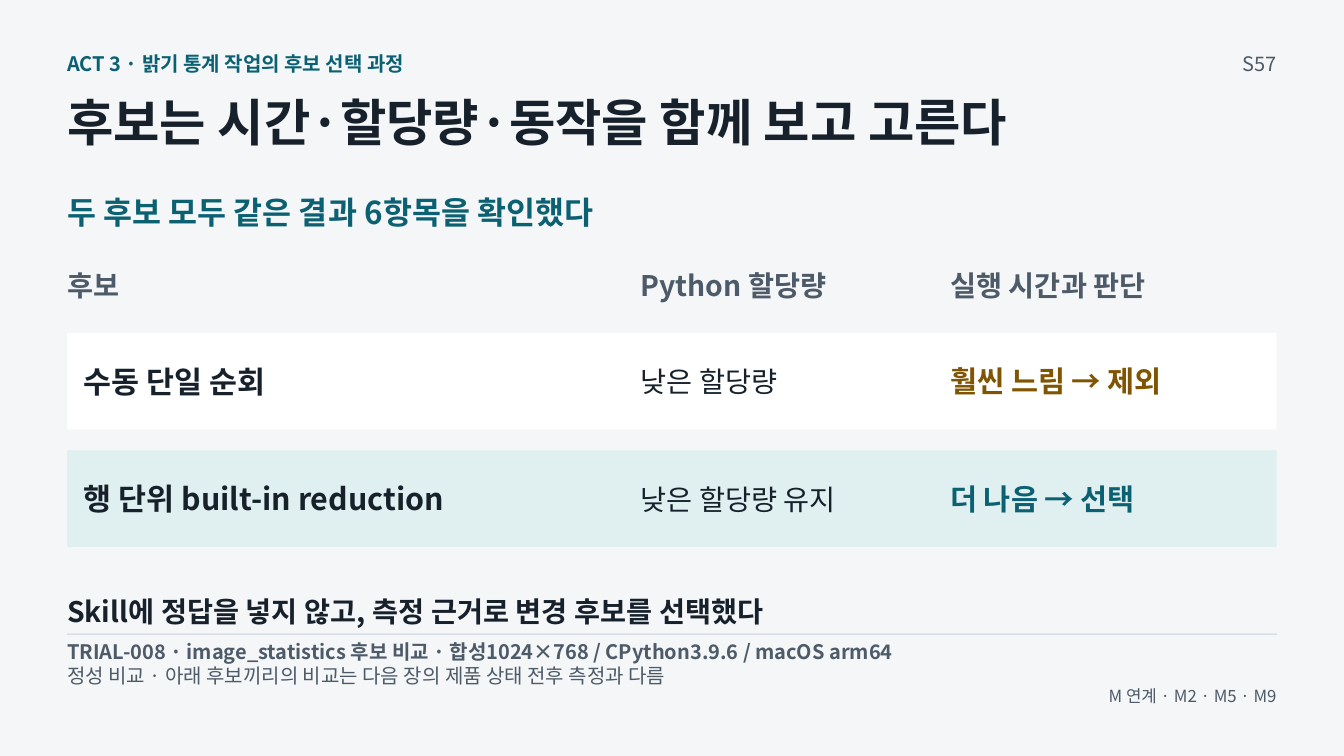
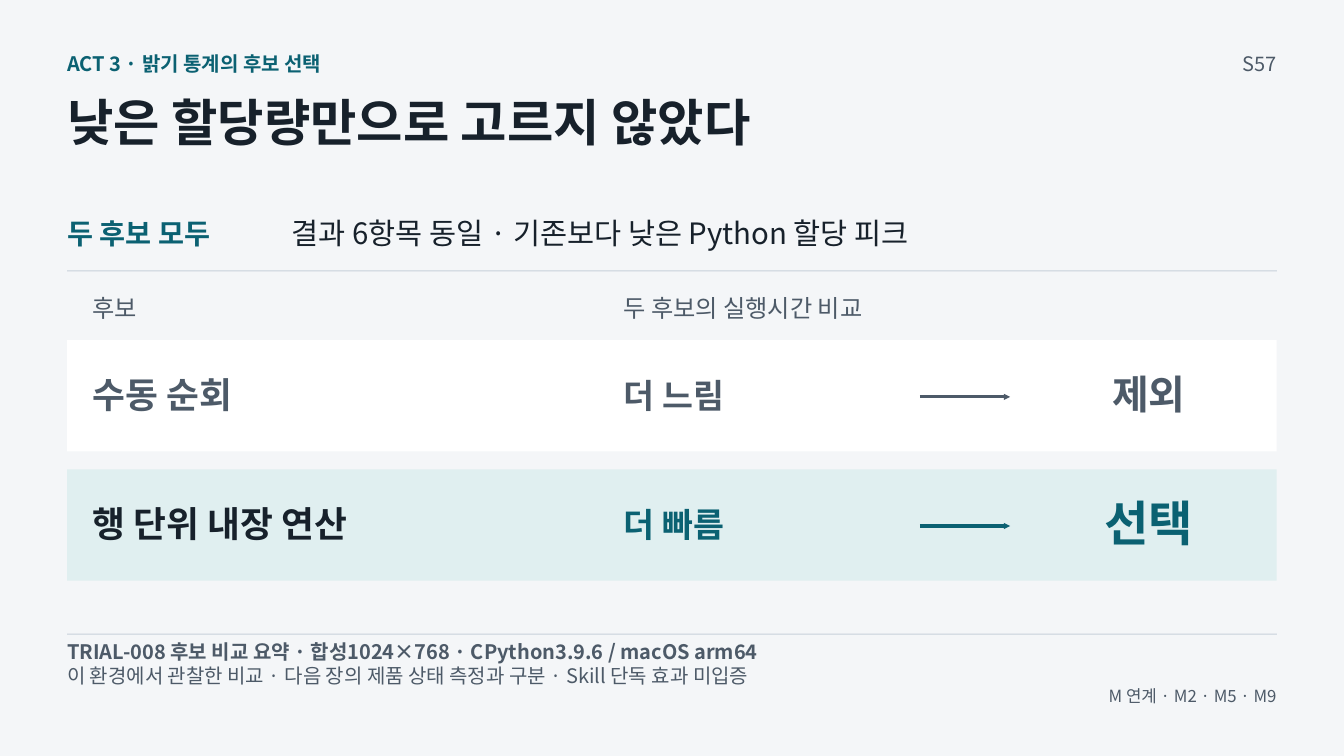
Before and after one commit to GideokKim/ai-dev-training, a slide deck: slide 57 of production/AI_Dev_Training_Full.pptx. Drawn at 1344x756 pixels with LibreOffice and Linux fonts; fonts in the diff are those of the drawing. Boxes give left, top, right and bottom in pixels: in the first picture for what was removed or moved away, otherwise in the second. Text is boxed around its words. In the diff, an @@ line names an element or a change of style, - is before the commit and + after.

```diff
--- a/production/AI_Dev_Training_Full.pptx
+++ b/production/AI_Dev_Training_Full.pptx
@@ text at box(67, 54, 321, 73): text changed @@
-ACT 3 · 밝기 통계 작업의 후보 선택 과정
+ACT 3 · 밝기 통계의 후보 선택
@@ text at box(67, 98, 751, 146): text changed @@
-후보는 시간·할당량·동작을 함께 보고 고른다
+낮은 할당량만으로 고르지 않았다
@@ text removed at box(67, 197, 593, 227) @@
-두 후보 모두 같은 결과 6항목을 확인했다
@@ text added at box(67, 220, 210, 247), 20.2 pt, text #0B6172, bold @@
+두 후보 모두
@@ text added at box(292, 219, 909, 251), 21 pt, text #17212B @@
+결과 6항목 동일 · 기존보다 낮은 Python 할당 피크
@@ line added from (68, 271) to (1277, 271), #C7D0DA 0.75 pt @@
@@ text "후보": place and size @@
-text "후보" at box(67, 272, 119, 299)
+text "후보" at box(92, 297, 136, 319)
@@ text "후보" at box(92, 297, 136, 319): size 20.2 to 17.2 pt, bold off @@
@@ text added at box(624, 297, 863, 319), 17.2 pt, text #4D5A68 @@
+두 후보의 실행시간 비교
@@ text removed at box(641, 272, 826, 303) @@
-Python 할당량
@@ text removed at box(950, 272, 1146, 299) @@
-실행 시간과 판단
@@ rectangle: place and size @@
-rectangle at box(68, 333, 1277, 430)
+rectangle at box(68, 341, 1277, 452)
@@ text at box(92, 378, 232, 411): text changed; size 21.8 to 25.5 pt; text colour #17212B to #4D5A68 @@
-수동 단일 순회
+수동 순회
@@ text added at box(624, 380, 724, 411), 24 pt, text #4D5A68, bold @@
+더 느림
@@ text removed at box(641, 368, 777, 394) @@
-낮은 할당량
@@ text at box(1112, 375, 1185, 413): text changed; size 21 to 28.5 pt; text colour #805400 to #4D5A68 @@
-훨씬 느림 → 제외
+제외
@@ arrow added from (920, 397) to (1010, 397), #4D5A68 2.25 pt @@
@@ rectangle: place and size @@
-rectangle at box(68, 451, 1277, 547)
+rectangle at box(68, 470, 1277, 581)
@@ text at box(92, 507, 347, 540): text changed; size 21.8 to 25.5 pt @@
-행 단위 built-in reduction
+행 단위 내장 연산
@@ text added at box(624, 509, 724, 540), 24 pt, text #0B6172, bold @@
+더 빠름
@@ text removed at box(641, 486, 836, 513) @@
-낮은 할당량 유지
@@ text at box(1104, 500, 1193, 546): text changed; size 21 to 34.5 pt @@
-더 나음 → 선택
+선택
@@ arrow added from (920, 526) to (1010, 526), #0B6172 2.25 pt @@
@@ text removed at box(67, 598, 763, 628) @@
-Skill에 정답을 넣지 않고, 측정 근거로 변경 후보를 선택했다
@@ text at box(67, 642, 757, 664): text changed @@
-TRIAL-008 · image_statistics 후보 비교 · 합성1024×768 / CPython3.9.6 / macOS arm64
+TRIAL-008 후보 비교 요약 · 합성1024×768 · CPython3.9.6 / macOS arm64
@@ text at box(67, 662, 748, 685): text changed @@
-정성 비교 · 아래 후보끼리의 비교는 다음 장의 제품 상태 전후 측정과 다름
+이 환경에서 관찰한 비교 · 다음 장의 제품 상태 측정과 구분 · Skill 단독 효과 미입증
```
Also in this commit, not shown: 24 other files.
